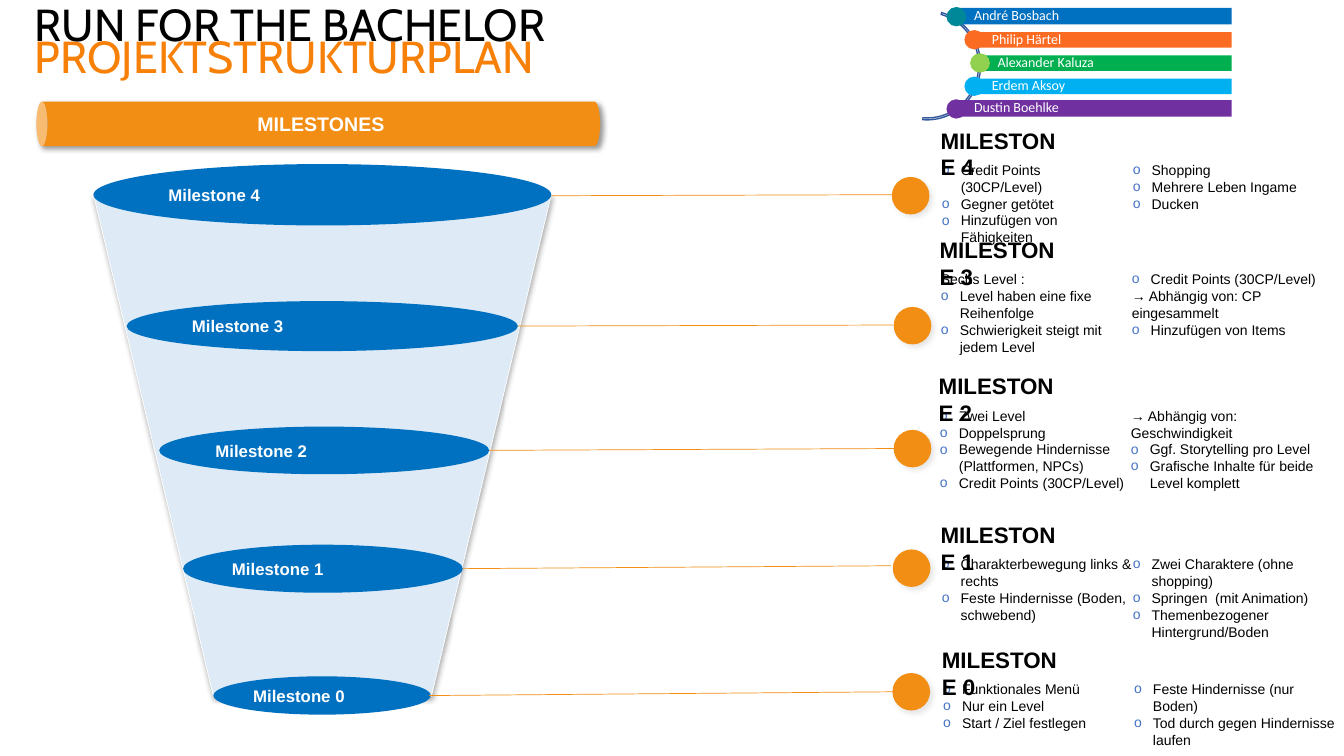
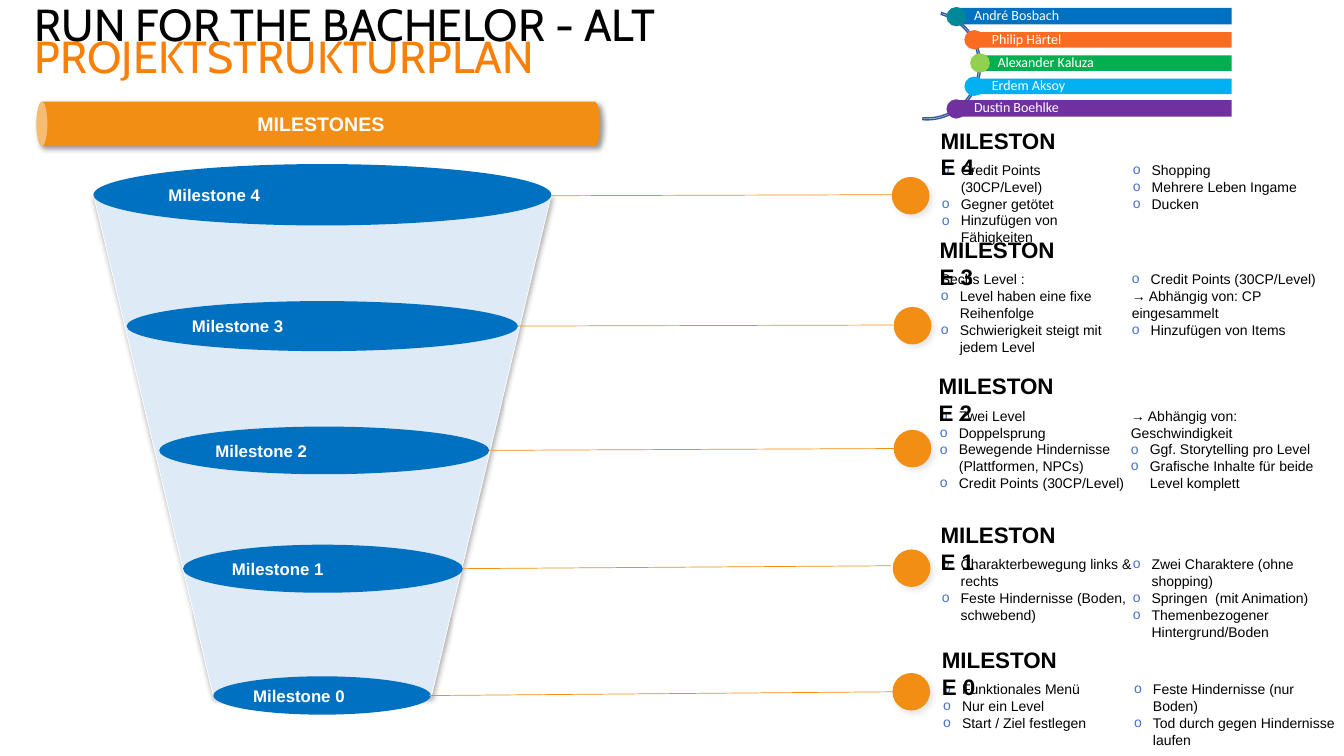
Before and after one commit to philip2725/Run-for-the-Bachelor, a slide deck: slide 2 of assets/Dokumente/Projektstrukturplan_ALT+NEU.pptx. Drawn at 1344x756 pixels with LibreOffice and Linux fonts; fonts in the diff are those of the drawing. Boxes give left, top, right and bottom in pixels: in the first picture for what was removed or moved away, otherwise in the second. Text is boxed around its words. In the diff, an @@ line names an element or a change of style, - is before the commit and + after.

```diff
--- a/assets/Dokumente/Projektstrukturplan_ALT+NEU.pptx
+++ b/assets/Dokumente/Projektstrukturplan_ALT+NEU.pptx
@@ text at bbox=[35, 9, 655, 51]: text changed @@
-RUN FOR THE BACHELOR
+RUN FOR THE BACHELOR - ALT
```
Also in this commit, not shown: 1 other slide changed, 1 other file.
